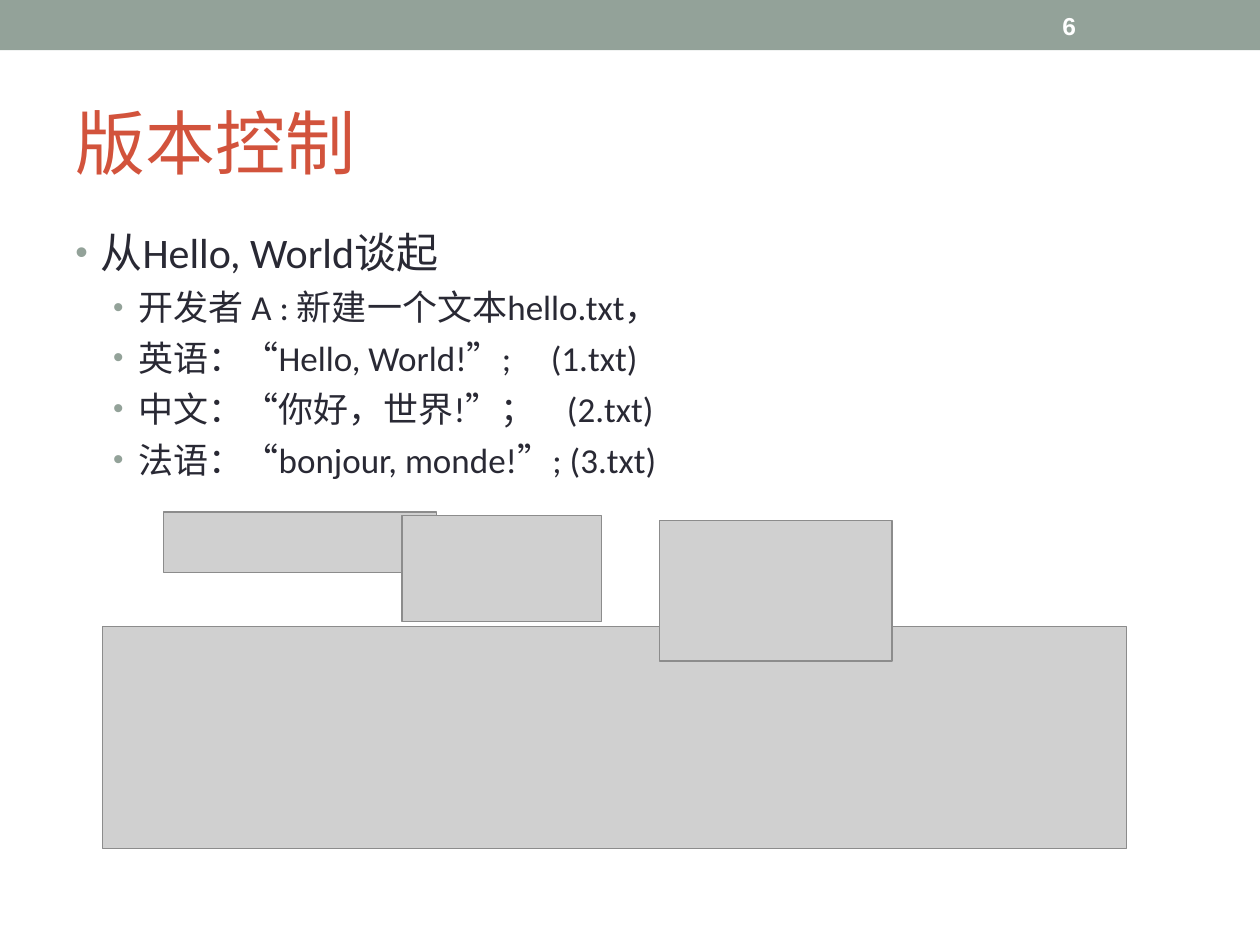
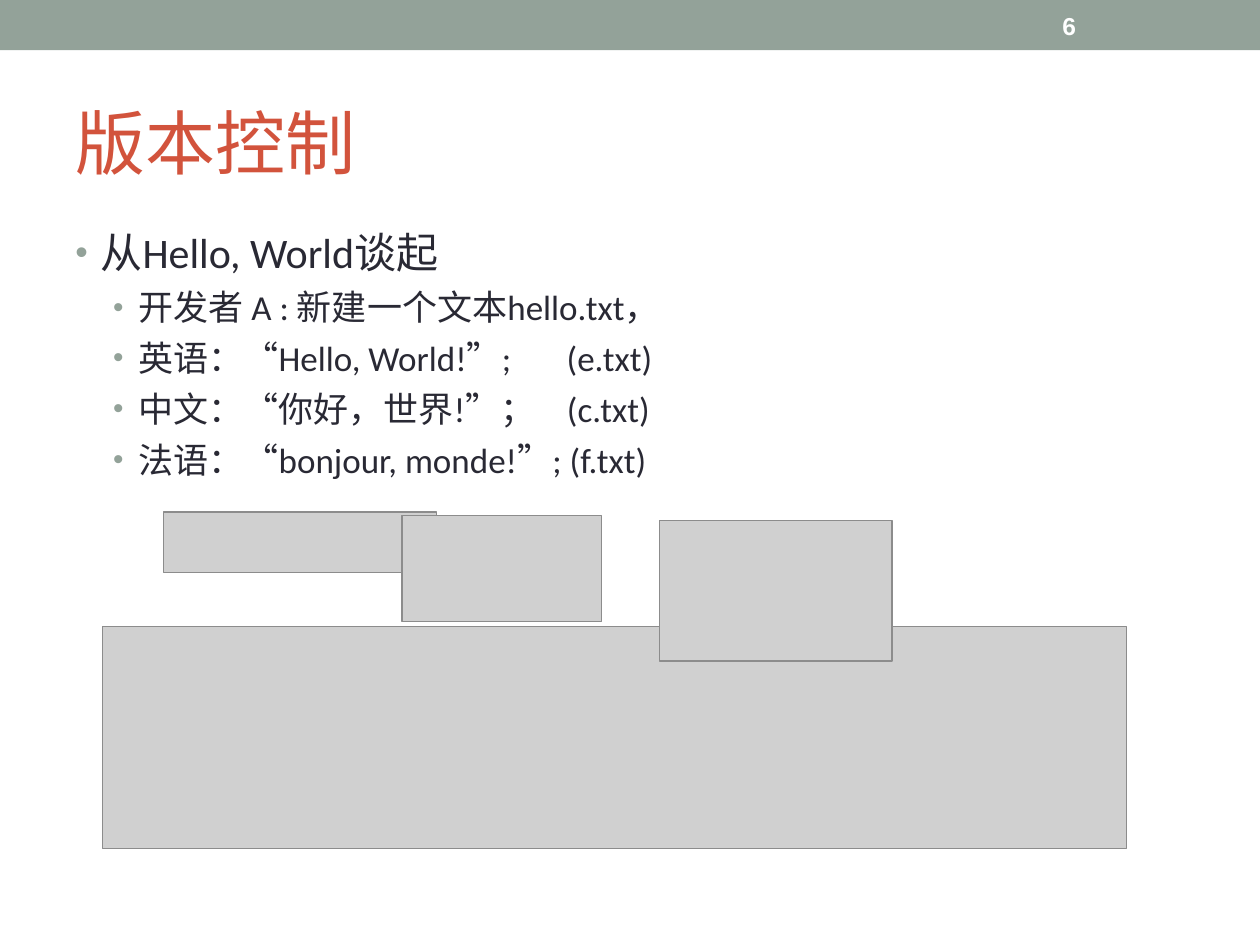
Before and after one commit to Lyon-NEU/Git, a slide deck: slide 6 of git.ppt. Drawn at 1260x945 pixels with LibreOffice and Linux fonts; fonts in the diff are those of the drawing; grey boxes stand for pictures. Boxes give left, top, right and bottom in pixels: in the first picture for what was removed or moved away, otherwise in the second. Text is boxed around its words. In the diff, an @@ line names an element or a change of style, - is before the commit and + after.

Commit message:
v2

```diff
--- a/git.ppt
+++ b/git.ppt
@@ text at box(138, 341, 653, 479): text changed @@
-  • 英语：“Hello, World!”; (1.txt)
-  • 中文：“你好，世界!”； (2.txt)
-  • 法语：“bonjour, monde!”; (3.txt)
+  • 英语：“Hello, World!”; (e.txt)
+  • 中文：“你好，世界!”； (c.txt)
+  • 法语：“bonjour, monde!”; (f.txt)
```
Also in this commit, not shown: 8 other slides changed.
